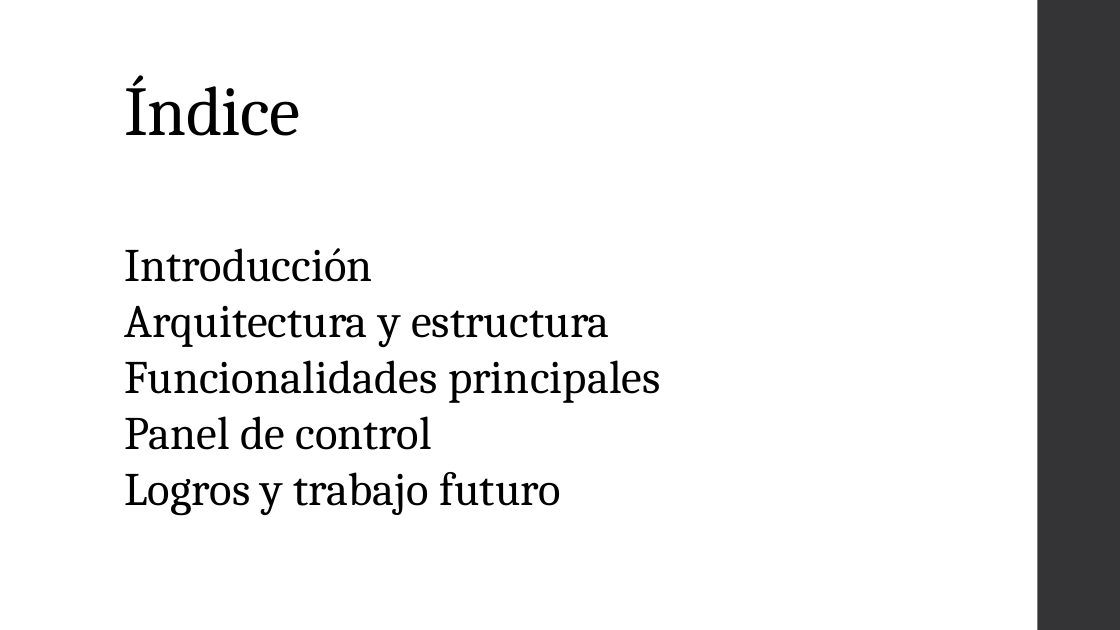
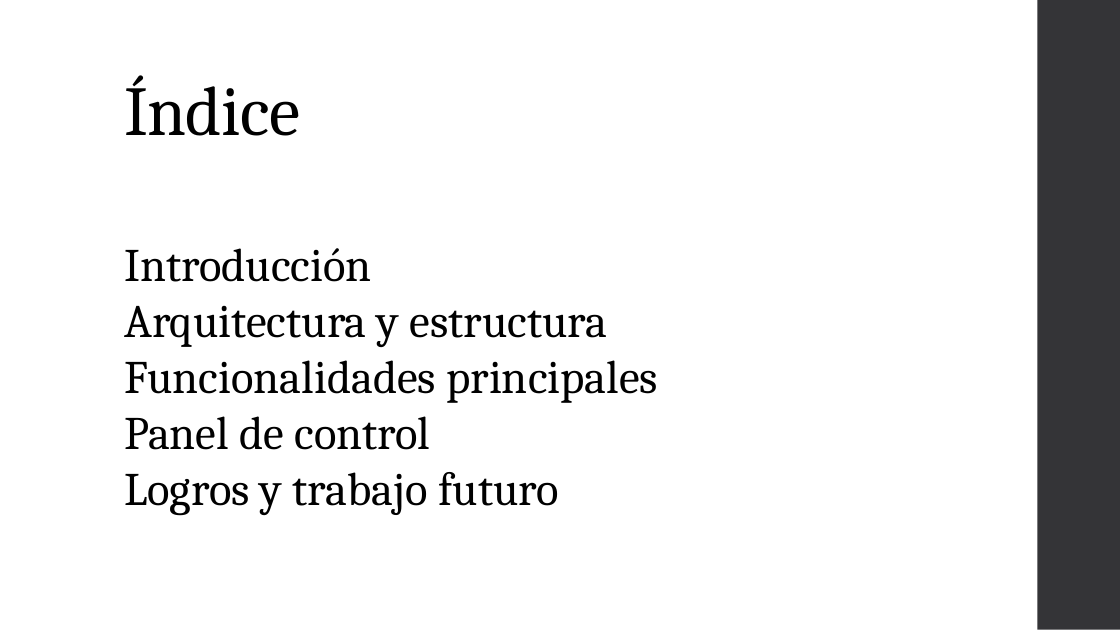
Before and after one commit to dagoes/CreativeMinds-AI, a slide deck: slide 2 of Documentation/PresentacionOdoo.pptx. Drawn at 1120x630 pixels with LibreOffice and Linux fonts; fonts in the diff are those of the drawing. Boxes give left, top, right and bottom in pixels: in the first picture for what was removed or moved away, otherwise in the second. Text is boxed around its words. In the diff, an @@ line names an element or a change of style, - is before the commit and + after.

```diff
--- a/Documentation/PresentacionOdoo.pptx
+++ b/Documentation/PresentacionOdoo.pptx
@@ text "Introducción" at (124,248,658,515): letter spacing 0.1 to 0 pt @@
```
Also in this commit, not shown: 6 other slides changed, 13 slides added, 1 other file.
